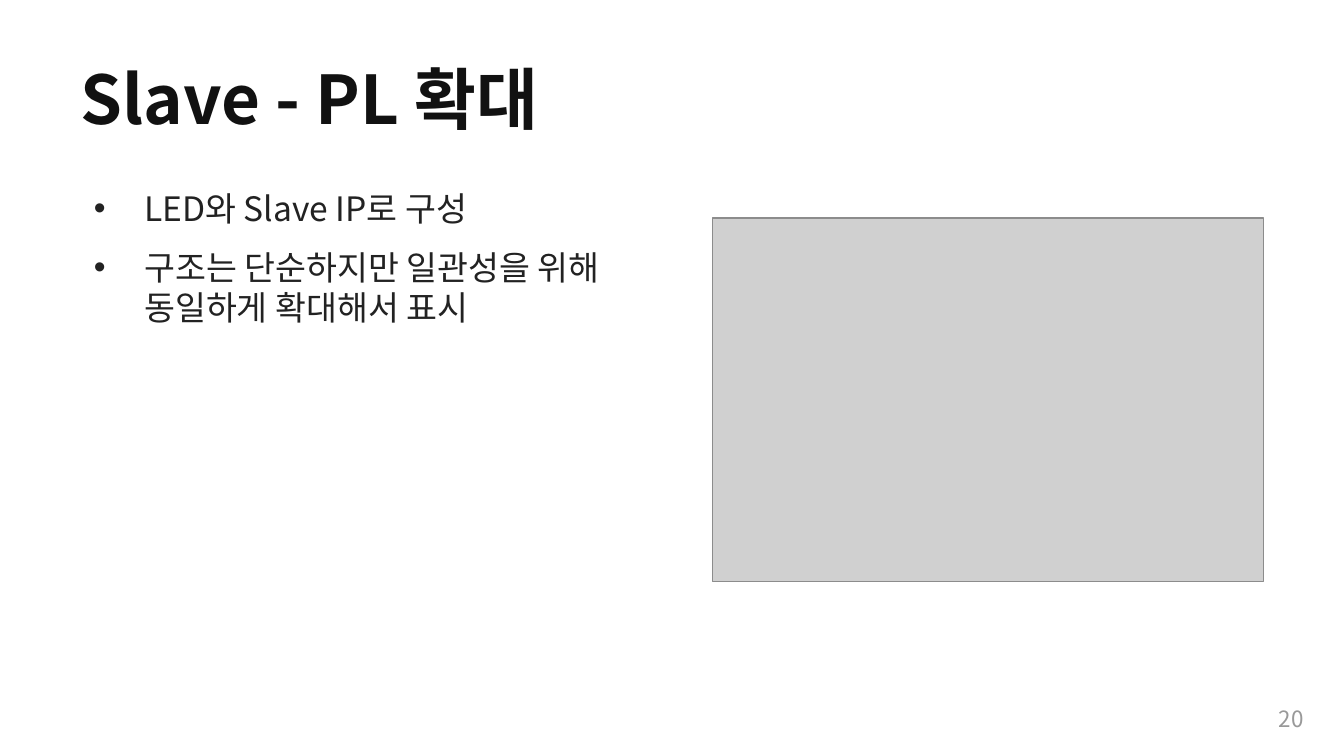
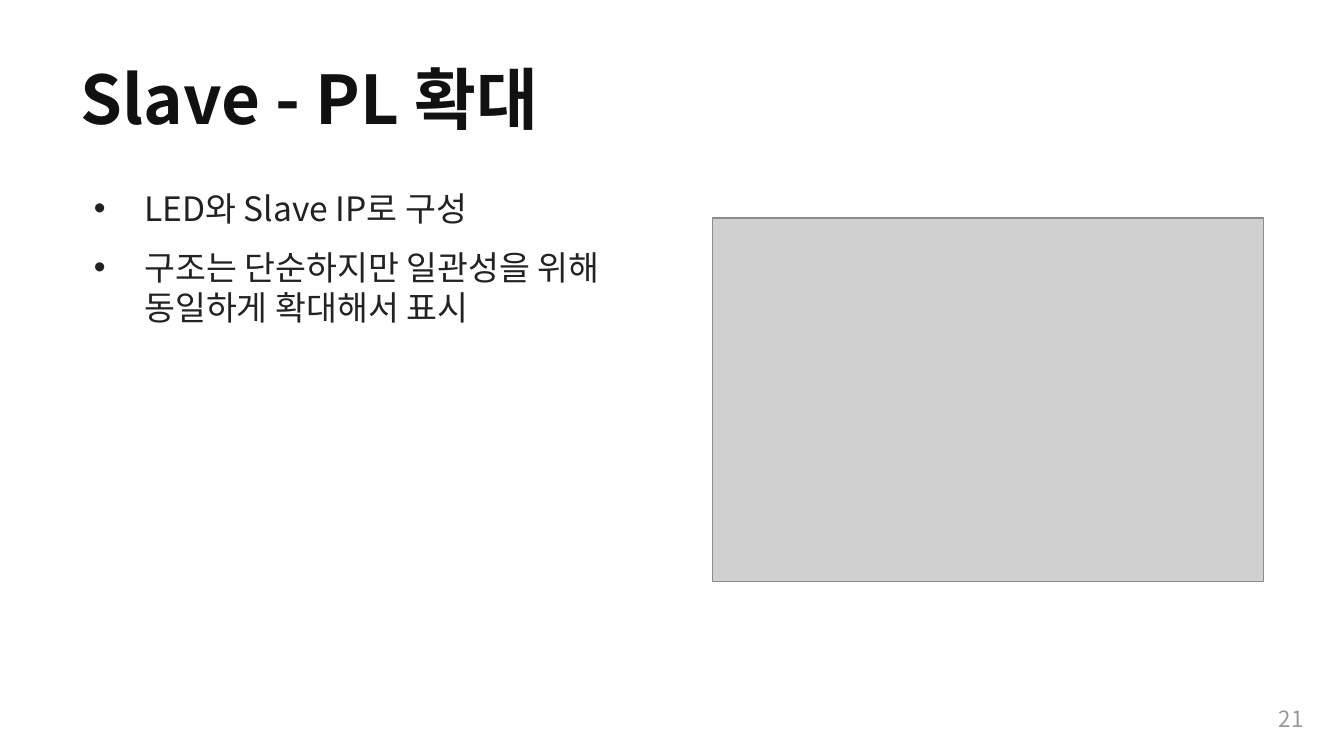
Before and after one commit to Woodong02/SoC_Design_and_Programming, a slide deck: slide 21 of presentation_full.pptx (slide 20 before the commit). Drawn at 1344x756 pixels with LibreOffice and Linux fonts; fonts in the diff are those of the drawing; grey boxes stand for pictures. Boxes give left, top, right and bottom in pixels: in the first picture for what was removed or moved away, otherwise in the second. Text is boxed around its words. In the diff, an @@ line names an element or a change of style, - is before the commit and + after.

```diff
--- a/presentation_full.pptx
+++ b/presentation_full.pptx
@@ text at [1279,710,1304,727]: text changed @@
-20
+21
```
Also in this commit, not shown: 27 other slides changed, 1 slide added, 1 other file.
